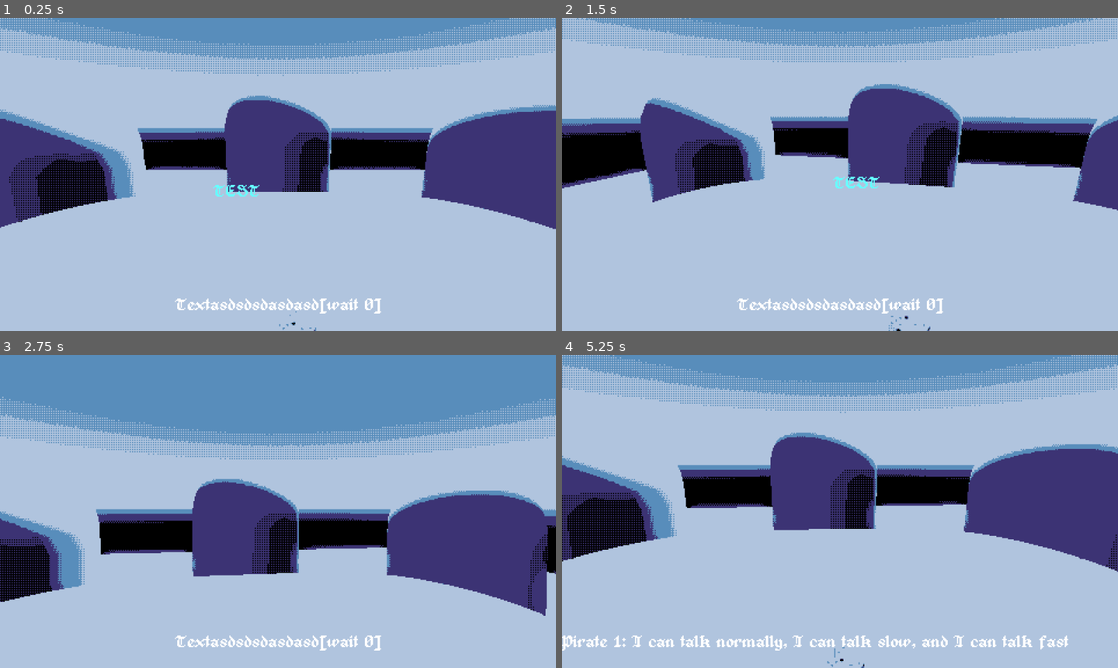
Above: before the commit, frames 1-4 (two rows, left to right).
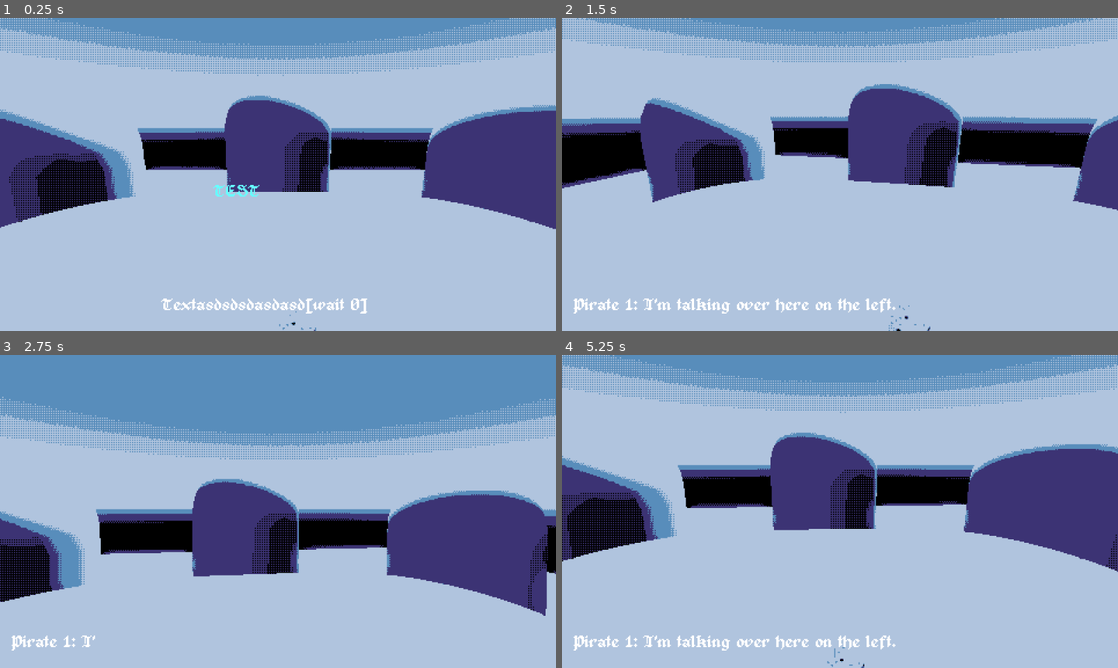
Above: after the commit, the same moments.

Repository: Merrick-McLean/GameOff13
Game: Godot game, scene res://scenes/main.tscn
Two runs of this game, one before a commit and one after it. Both use one fixed random seed, a clock stepped at 60 frames per second and the inputs below. This scene is started directly instead of the project's main scene.
Inputs (mouse positions are in pixels of both pictures, inside the frame that each line leads up to):
- Up to frame 1 (0.25 s): no input
- Up to frame 2 (1.5 s): tap Enter at 0.5 s; move the mouse to (962, 158) at 0.52 s; tap 3 (test_3) at 0.6 s; move the mouse to (728, 190) at 1.27 s; click (728, 190) at 1.35 s
- Up to frame 3 (2.75 s): tap 3 (test_3) at 1.55, 2.3 s; move the mouse to (333, 442) at 2.02 s; tap 1 (test_1) at 2.1 s
- Up to frame 4 (5.25 s): move the mouse to (812, 574) at 2.77 s; tap 2 (test_2) at 2.85 s; tap 3 (test_3) at 3.05, 3.6, 4.35 s; move the mouse to (1006, 558) at 3.52 s; move the mouse to (673, 464) at 4.27 s; move the mouse to (867, 511) at 5.02 s; click (867, 511) at 5.1 s

The runs differ from the first frame. In frame 1, 0.7% of the frame differs, in the area x 29-69%, y 89-95%; in frame 2, 1.2%; in frame 3, 0.8%; in frame 4, 1.4%, in the area x 0-91%, y 89-95%.

Commit message:
moving subtitles

Diff:
--- a/project/scenes/dialogue_display.gd
+++ b/project/scenes/dialogue_display.gd
@@ -51,6 +51,10 @@
 
 			var dialogue_options_ui : DialogueOptionsUI = dialogue_options_uis[actor]
 			dialogue_options_ui.position = unprojected_position / 2 - dialogue_options_ui.size / 2
+
+			if subtitles.current_speaker == actor:
+				subtitles.target_x = unprojected_position.x / 2
+
 			var weighted_displacement := (displacement * Vector2(1.2, 2.2)).length()
 			dialogue_options_ui.visible_percentage = clamp(remap(weighted_displacement, 170, 220, 1.0, 0.0), 0.0, 1.0)
 
--- a/project/scenes/main.tscn
+++ b/project/scenes/main.tscn
@@ -52,7 +52,7 @@
 visible = false
 
 [node name="CSGBox3D" type="CSGBox3D" parent="GameViewportContainer/SubViewport/Node3D"]
-transform = Transform3D(0.989875, 0.0132579, -0.141314, -0.0698598, 0.912189, -0.403773, 0.123552, 0.409558, 0.903879, 0, 0, 0)
+transform = Transform3D(0.997276, -0.00556284, -0.0735356, -0.0358545, 0.834788, -0.549404, 0.0644428, 0.550545, 0.832315, 0, 0, 0)
 script = ExtResource("4_d2njp")
 
 [node name="Camera3D" type="Camera3D" parent="GameViewportContainer/SubViewport/Node3D"]
--- a/project/scenes/ui/subtitles.gd
+++ b/project/scenes/ui/subtitles.gd
@@ -6,6 +6,7 @@
 
 const DEFAULT_SPEED := 30.0
 const FONT_SIZE := 12
+const SIDE_BUFFER := 10
 
 @export var font: Font :
 	set(new_value):
@@ -34,8 +35,14 @@
 
 		if line:
 			label.size.x = font.get_string_size(line.bbcodeless_text.left(get_visible_character_count())).x
-			print(label.size.x)
 
+		_update_position()
+
+
+var target_x := 0.0 :
+	set(new_value):
+		target_x = new_value
+		_update_position()
 
 
 var current_speaker : Dialogue.Actor
@@ -169,6 +176,9 @@
 	return label.visible_ratio >= 1.0 or label.visible_characters <= -1
 
 
+func _update_position() -> void:
+	position.x = clamp(target_x - label.size.x / 2, SIDE_BUFFER, size.x - label.size.x - SIDE_BUFFER)
+	#position.x = target_x - label.size.x / 2
 
 
 
--- a/project/singletons/dialogue.gd
+++ b/project/singletons/dialogue.gd
@@ -26,6 +26,11 @@
 		match result.index:
 			0: await display.say(Actor.PIRATE_LEFT, "That's the [wave amp=20.0 freq=5.0 connected=1]spirit[/wave]")
 			1: await display.say(Actor.PIRATE_LEFT, "Fuck you.")
+	if Debug.is_just_pressed(&"test_3"):
+		display.push_options([])
+		await display.say(Actor.PIRATE_LEFT, "Pirate 1: I'm talking over here on the left.")
+		await display.say(Actor.PIRATE_RIGHT, "Pirate 2: I talk over here on the right.")
+		await display.say(Actor.CAPTAIN, "Captain: And I talk in[set pause_time=0.2] the[set pause_time=0.2] middle.")
 
 func dialogue() -> void:
 	assert(display)
Not shown: 1 places in project/scenes/dialogue_display.tscn that only renumber resources
Not shown: 1 places in project/scenes/dialogue_point.tscn that only renumber resources
Not shown: 1 places in project/scenes/game_room.tscn that only renumber resources
Not shown: 1 places in project/scenes/main.tscn that only renumber resources
